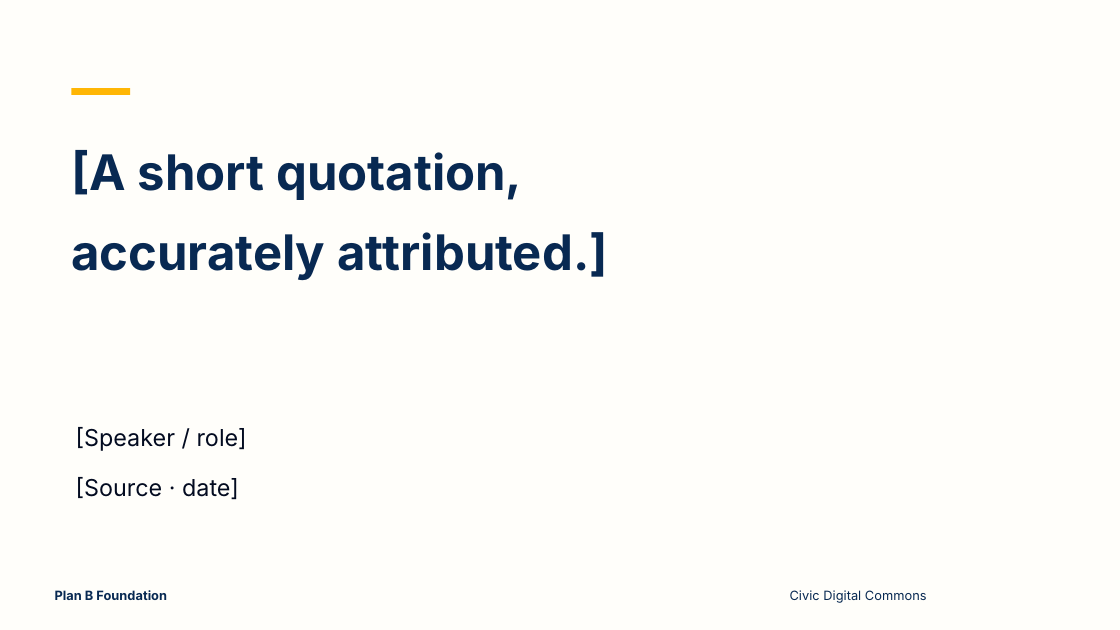
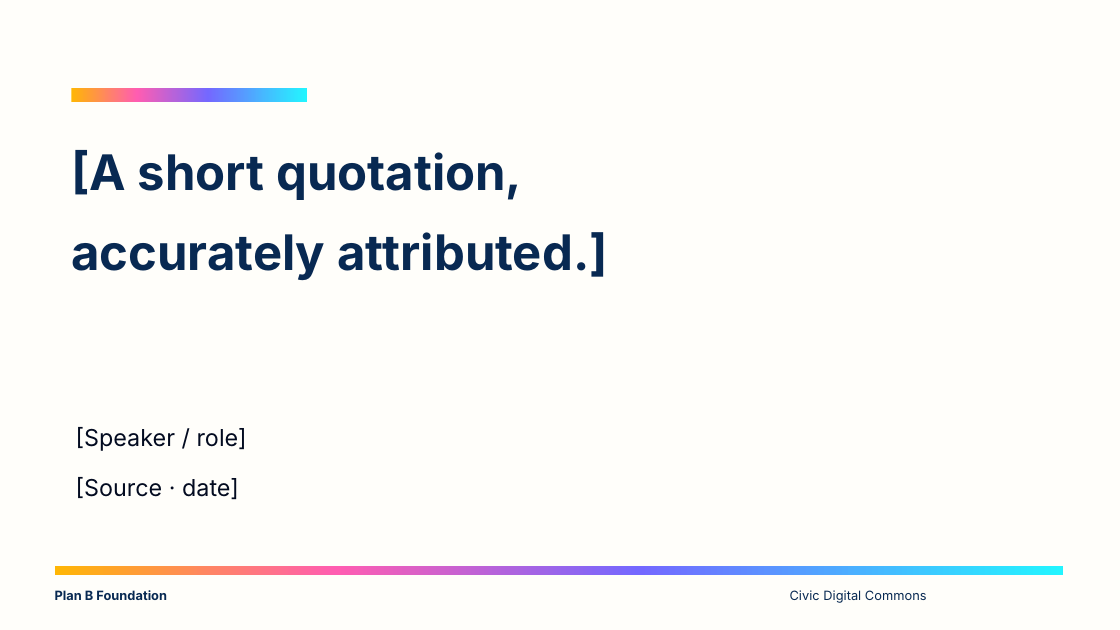
Before and after one commit to LuganoPlanB/branding, a slide deck: slide 8 of slides/planb-starter.pptx. Drawn at 1120x630 pixels with LibreOffice and Linux fonts; fonts in the diff are those of the drawing. Boxes give left, top, right and bottom in pixels: in the first picture for what was removed or moved away, otherwise in the second. Text is boxed around its words. In the diff, an @@ line names an element or a change of style, - is before the commit and + after.

```diff
--- a/slides/planb-starter.pptx
+++ b/slides/planb-starter.pptx
@@ rectangle removed at box(71, 88, 130, 95) @@
@@ rectangle added at box(71, 88, 307, 102), fill gradient #FFB604 to #FF5DB1 to #7468FF to #23F5FF @@
@@ rectangle added at box(55, 566, 1063, 575), fill gradient #FFB604 to #FF5DB1 to #7468FF to #23F5FF @@
```
Also in this commit, not shown: 9 other slides changed, 8 other files.
